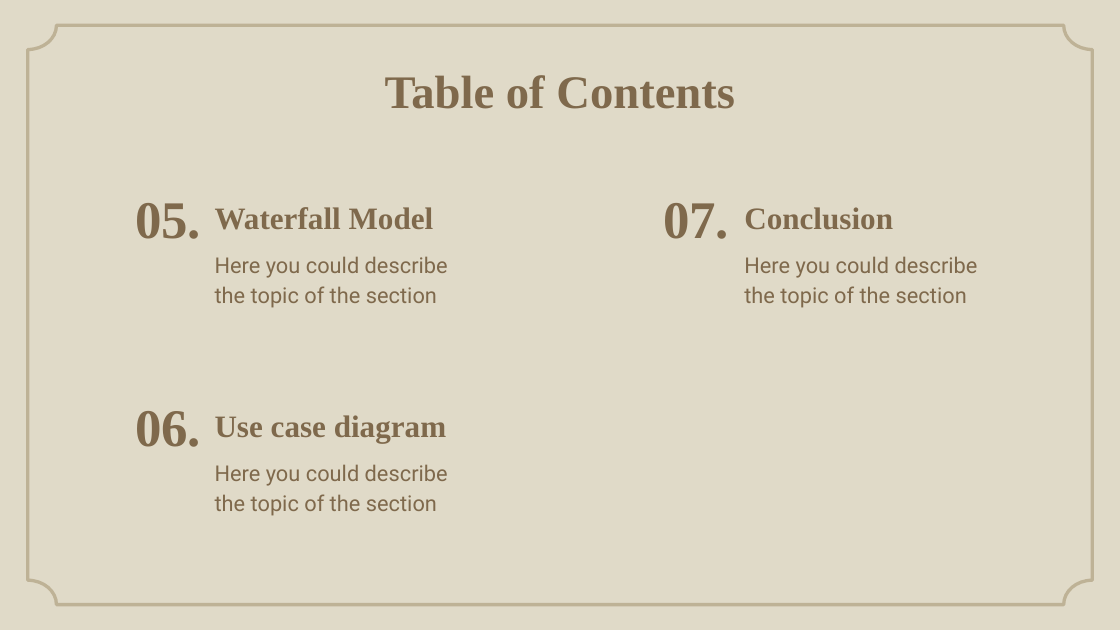
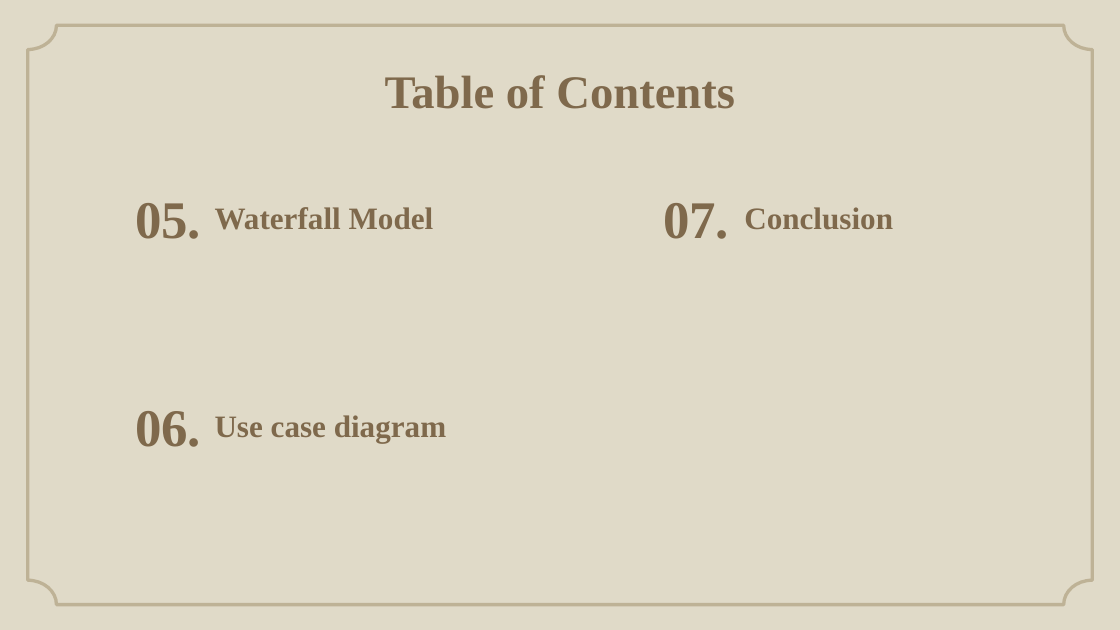
Before and after one commit to Andipstha/theFusion-Project-I, a slide deck: slide 3 of Documentation/LBMS_Presentation_2.pptx. Drawn at 1120x630 pixels with LibreOffice and Linux fonts; fonts in the diff are those of the drawing; background and template pictures are left out. Boxes give left, top, right and bottom in pixels: in the first picture for what was removed or moved away, otherwise in the second. Text is boxed around its words. In the diff, an @@ line names an element or a change of style, - is before the commit and + after.

```diff
--- a/Documentation/LBMS_Presentation_2.pptx
+++ b/Documentation/LBMS_Presentation_2.pptx
@@ subtitle removed at (215, 256, 448, 308) @@
-Here you could describe the topic of the section
@@ subtitle removed at (744, 256, 978, 308) @@
-Here you could describe the topic of the section
@@ subtitle removed at (215, 464, 448, 516) @@
-Here you could describe the topic of the section
```
Also in this commit, not shown: 3 other slides changed, 3 slides added, 23 slides removed, 3 other files.
